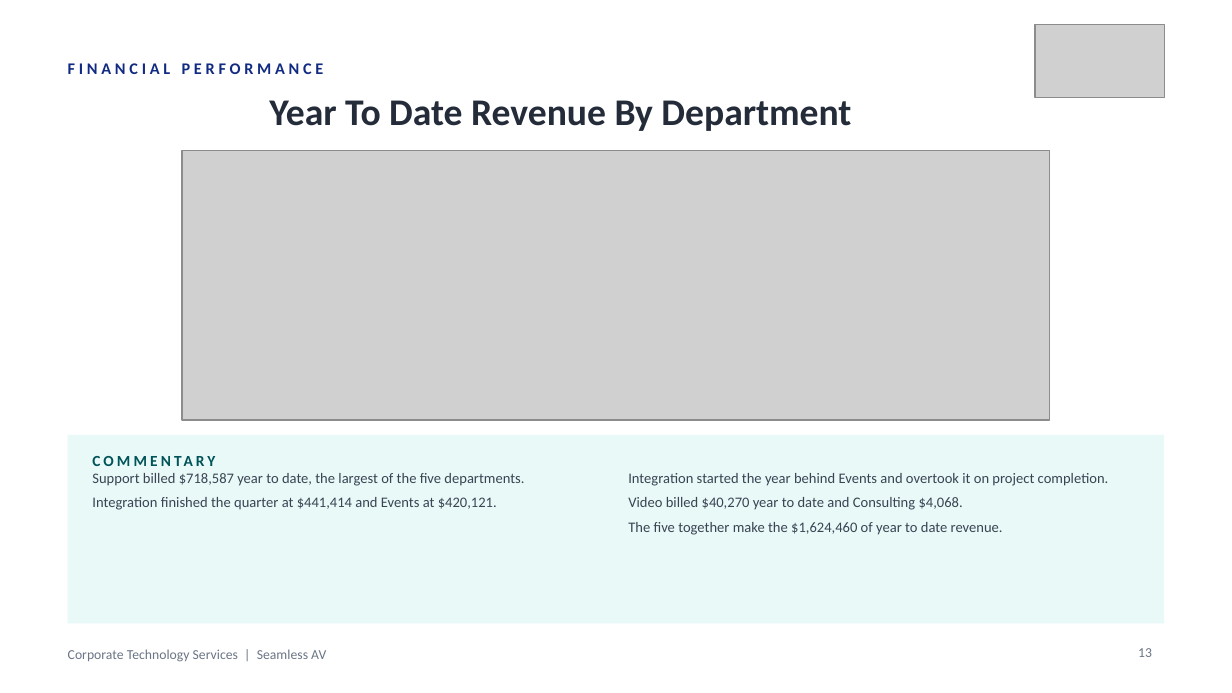
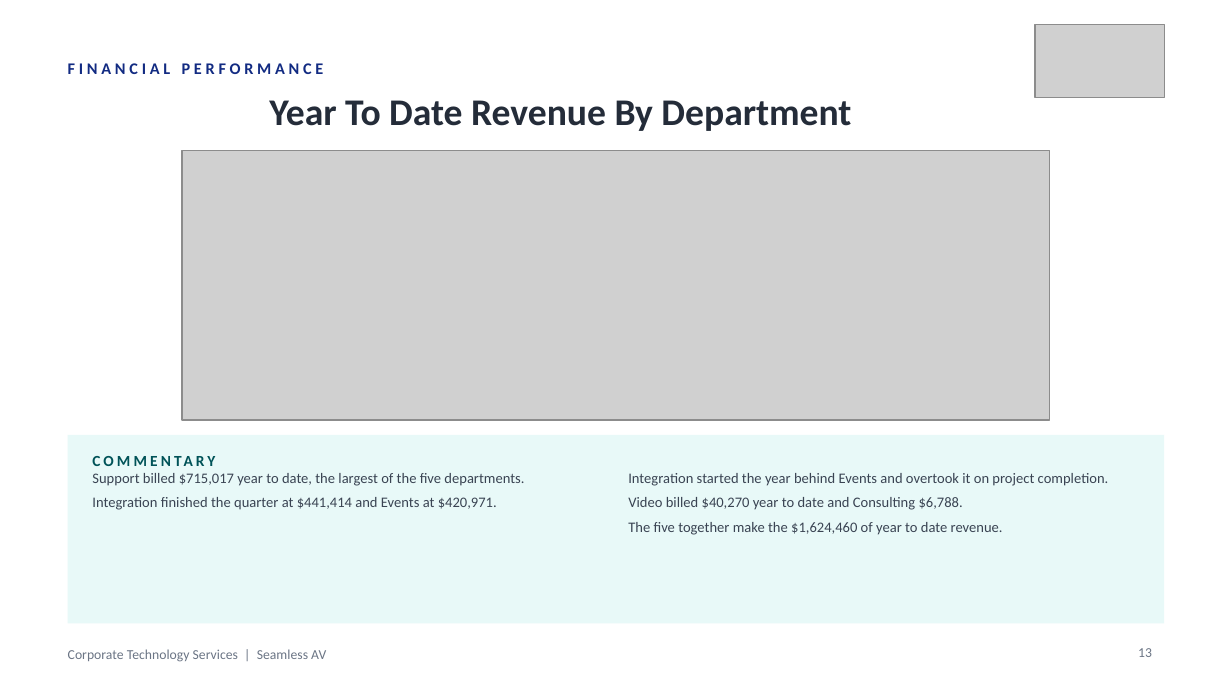
Before and after one commit to WesleyNelson-O33/Claude, a slide deck: slide 13 of deck/CTS Quarterly Business Review - Q1 FY2027.pptx. Drawn at 1232x693 pixels with LibreOffice and Linux fonts; fonts in the diff are those of the drawing; grey boxes stand for pictures. Boxes give left, top, right and bottom in pixels: in the first picture for what was removed or moved away, otherwise in the second. Text is boxed around its words. In the diff, an @@ line names an element or a change of style, - is before the commit and + after.

```diff
--- a/deck/CTS Quarterly Business Review - Q1 FY2027.pptx
+++ b/deck/CTS Quarterly Business Review - Q1 FY2027.pptx
@@ text at bbox=[92, 473, 524, 510]: text changed @@
-Support billed $718,587 year to date, the largest of the five departments.
-Integration finished the quarter at $441,414 and Events at $420,121.
+Support billed $715,017 year to date, the largest of the five departments.
+Integration finished the quarter at $441,414 and Events at $420,971.
@@ text at bbox=[628, 497, 963, 510]: text changed @@
-Video billed $40,270 year to date and Consulting $4,068.
+Video billed $40,270 year to date and Consulting $6,788.
```
Also in this commit, not shown: 21 other slides changed, 8 other files.
